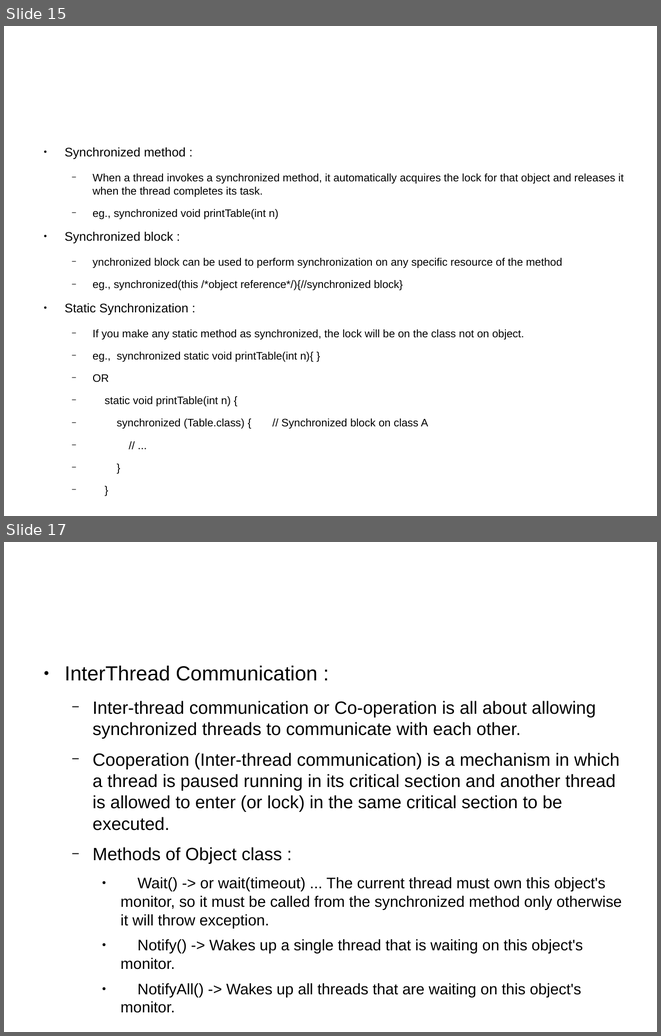
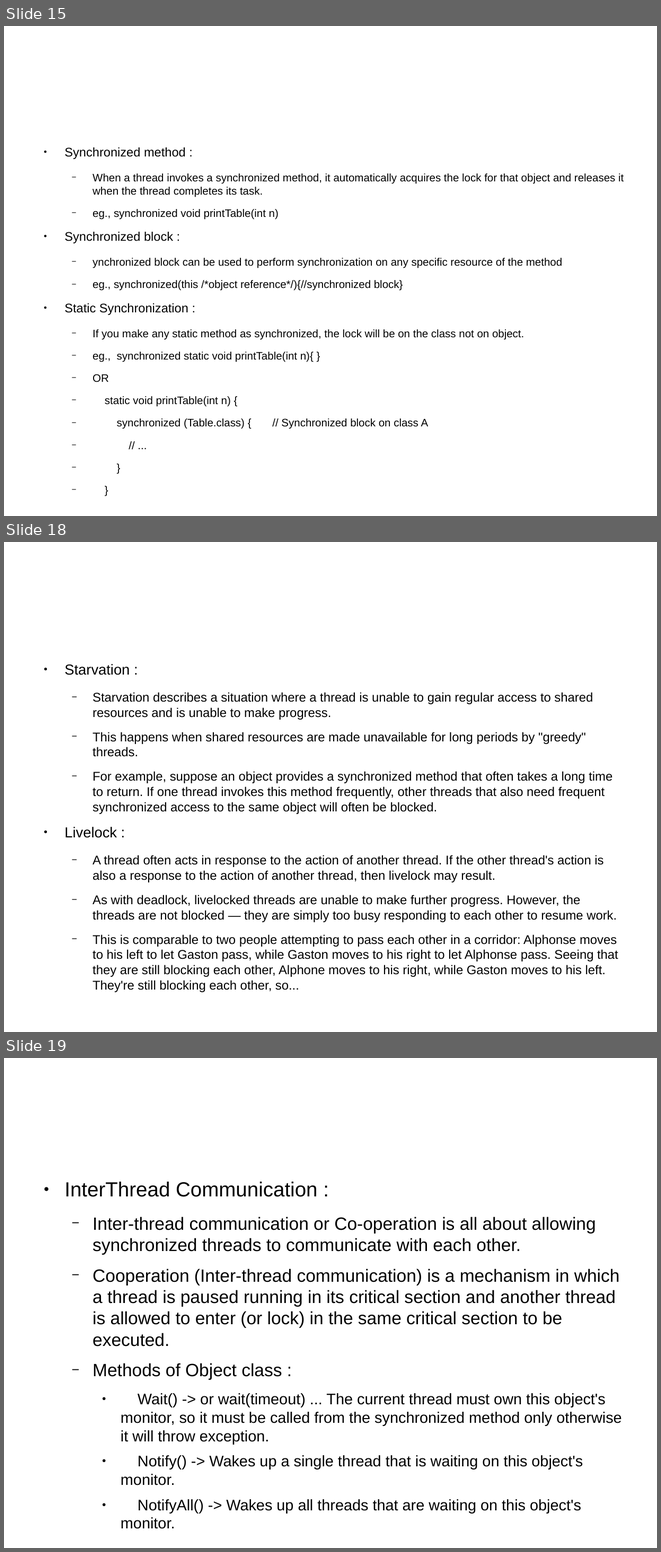
Before and after one commit to shikha-desai/Internship_PreWork, a slide deck: Java/Java_Notes.odp. Shown one above the other, each under a label of ours: slides 15 and 17 before the commit, slides 15, 18 and 19 after it; the slides between them are not shown. The pictures are 661x1036 and 661x1552 pixels, drawn with LibreOffice and Linux fonts; fonts in the diff are those of the drawing; background and template pictures are left out. Boxes give left, top, right and bottom in pixels: in the first picture for what was removed or moved away, otherwise in the second. Text is boxed around its words. In the diff, an @@ line names an element or a change of style, - is before the commit and + after.

```diff
--- a/Java/Java_Notes.odp
+++ b/Java/Java_Notes.odp
@@ slide 18 added at <box>4,542,657,1032</box>, background picture (left out) @@
@@ text added at <box>64,664,618,992</box>, 15.3 pt, text #000000 @@
+● Starvation :
+  − Starvation describes a situation where a thread is unable to gain regular access to shared resources and is unable to make progress.
+  − This happens when shared resources are made unavailable for long periods by "greedy" threads.
+  − For example, suppose an object provides a synchronized method that often takes a long time to return. If one thread invokes this method frequently, other threads that also need frequent synchronized access to the same object will often be blocked.
+● Livelock :
+  − A thread often acts in response to the action of another thread. If the other thread's action is also a response to the action of another thread, then livelock may result.
+  − As with deadlock, livelocked threads are unable to make further progress. However, the threads are not blocked — they are simply too busy responding to each other to resume work.
+  − This is comparable to two people attempting to pass each other in a corridor: Alphonse moves to his left to let Gaston pass, while Gaston moves to his right to let Alphonse pass. Seeing that they are still blocking each other, Alphone moves to his right, while Gaston moves to his left. They're still blocking each other, so...
@@ what was slide 17 is now slide 19 @@
```
Also in this commit, not shown: 1 slide changed, 9 other slides added, 2 other files.
